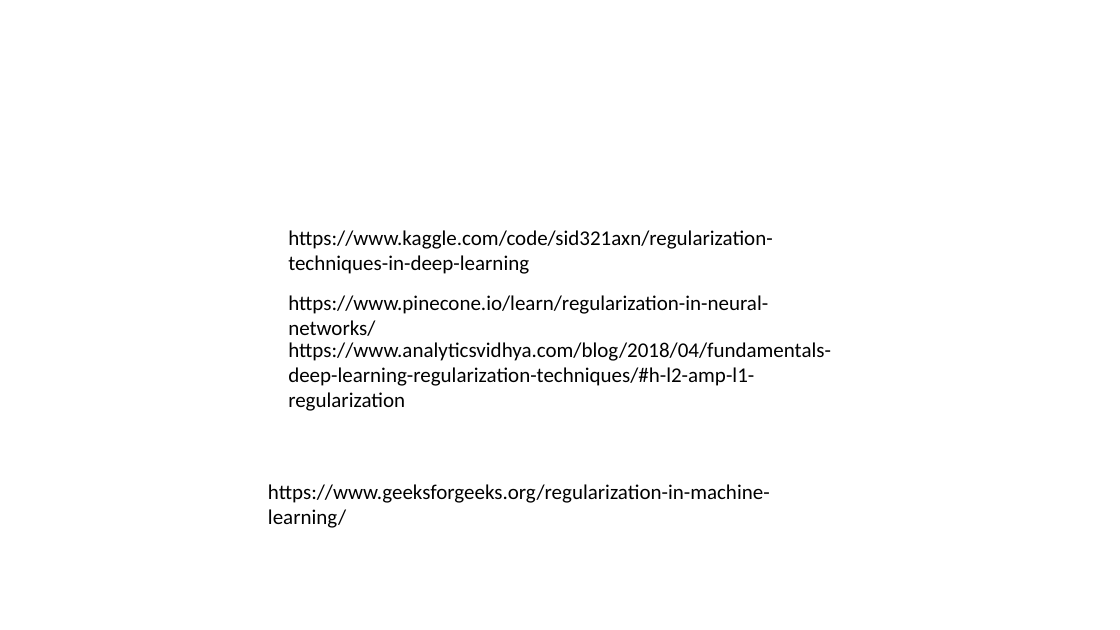
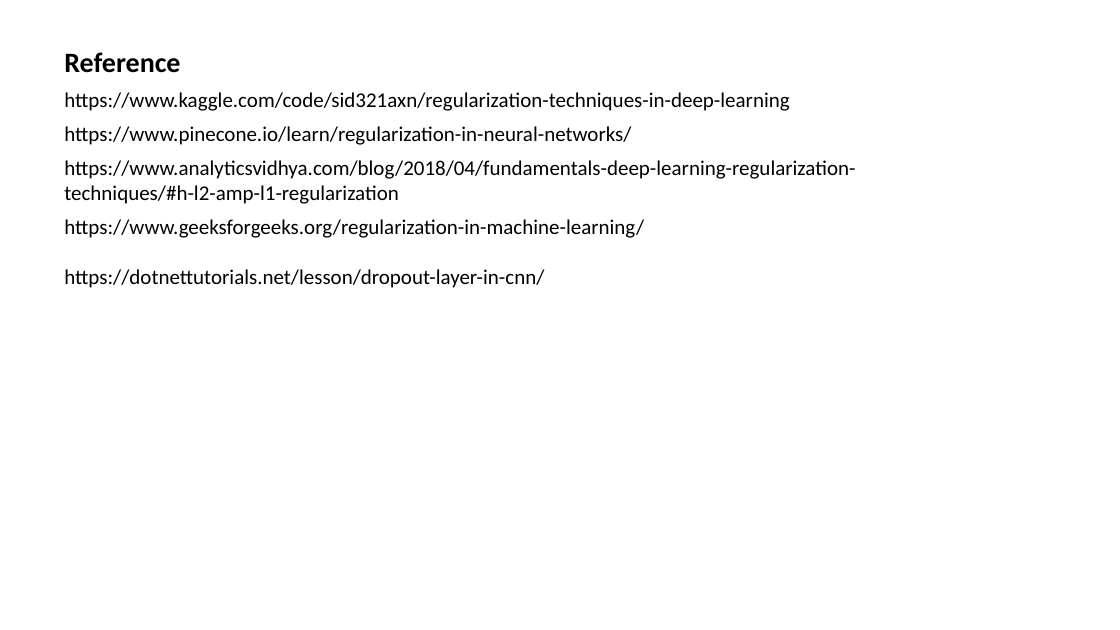
Before and after one commit to shahil04/ds_materials, a slide deck: slide 15 of 9.Deep_learning/class_4_module_9_deep learning_Regularization,CallBacks_drouput_batchNormalization_Weight_hyper_parameter.pptx (slide 12 before the commit). Drawn at 1120x630 pixels with LibreOffice and Linux fonts; fonts in the diff are those of the drawing. Boxes give left, top, right and bottom in pixels: in the first picture for what was removed or moved away, otherwise in the second. Text is boxed around its words. In the diff, an @@ line names an element or a change of style, - is before the commit and + after.

```diff
--- a/9.Deep_learning/class_4_module_9_deep learning_Regularization,CallBacks_drouput_batchNormalization_Weight_hyper_parameter.pptx
+++ b/9.Deep_learning/class_4_module_9_deep learning_Regularization,CallBacks_drouput_batchNormalization_Weight_hyper_parameter.pptx
@@ text added at box(64, 52, 180, 73), 24 pt, text #000000, bold @@
+Reference
@@ text "https://www.kaggle.com/code/sid321axn/regularization-techniq ..." rewrapped from box(288, 230, 772, 274) to box(64, 92, 789, 111) @@
@@ text "https://www.pinecone.io/learn/regularization-in-neural-netwo ..." rewrapped from box(288, 295, 768, 336) to box(64, 126, 631, 145) @@
@@ text "https://www.analyticsvidhya.com/blog/2018/04/fundamentals-de ..." rewrapped from box(288, 342, 831, 411) to box(64, 160, 855, 204) @@
@@ text "https://www.geeksforgeeks.org/regularization-in-machine-lear ...": place and size @@
-text "https://www.geeksforgeeks.org/regularization-in-machine-lear ..." at box(268, 484, 770, 528)
+text "https://www.geeksforgeeks.org/regularization-in-machine-lear ..." at box(64, 219, 644, 288)
@@ text at box(64, 269, 544, 288): paragraph added @@
+https://dotnettutorials.net/lesson/dropout-layer-in-cnn/
```
Also in this commit, not shown: 5 other slides changed, 9 slides added, 2 slides removed, 9 other files.
